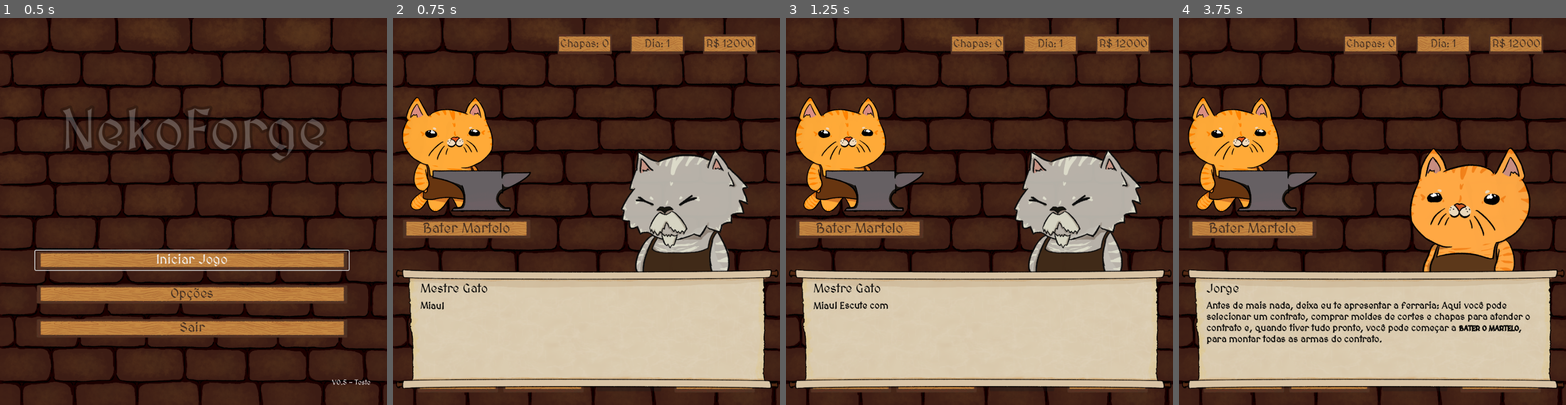
Above: before the commit, frames 1-4 (left to right).
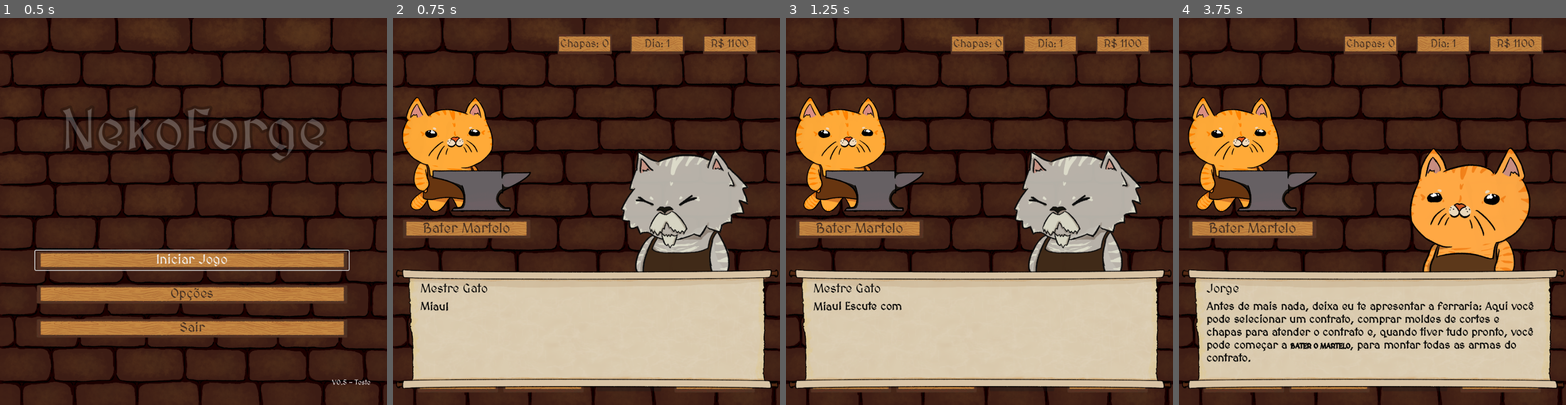
Above: after the commit, the same moments.

Repository: VitaumOS/Jogo_IC-Godot
Game: Godot game, scene res://scene/Telainicial.tscn
Two runs of this game, one before a commit and one after it. Both use one fixed random seed, a clock stepped at 60 frames per second and the inputs below.
Inputs (mouse positions are in pixels of both pictures, inside the frame that each line leads up to):
- Up to frame 1 (0.5 s): no input
- Up to frame 2 (0.75 s): click "Iniciar Jogo" at 0.5 s
- Up to frame 3 (1.25 s): no input
- Up to frame 4 (3.75 s): tap Enter (ui_accept) at 1.25, 1.52, 2, 2.27, 2.75, 3.5 s; move the mouse to (1457, 192) at 1.27 s; click (1457, 192) at 1.42 s; move the mouse to (1295, 230) at 2.02 s; click (1295, 230) at 2.17 s; move the mouse to (1411, 126) at 2.77 s; click (1411, 126) at 2.92 s; move the mouse to (1353, 288) at 3.52 s; click (1353, 288) at 3.67 s

Frame 1 is identical in both runs. In frame 2, 0.3% of the frame differs, in the area x 7-94%, y 5-76%; in frame 3, 0.4%; in frame 4, 5.0%, in the area x 7-94%, y 5-89%.

Commit message:
Arrumando problemas do jogo de ritmo e tentando aperfeiçoar os contratos

Diff:
--- a/PythonFiles/pulp_solution.json
+++ b/PythonFiles/pulp_solution.json
@@ -1,7 +1,9 @@
 {
     "status": "Optimal",
-    "chapas_usadas": 2,
+    "chapas_usadas": 3,
     "solucao": [
+        0,
+        1,
         2
     ]
 }
--- a/data_json/contratos.json
+++ b/data_json/contratos.json
@@ -3,25 +3,25 @@
 	{ "dia": 1, "nome": "Patrulha Rural", "demanda": [9, 0, 0, 0, 0, 0], "recompensa": 350 },
 	{ "dia": 1, "nome": "Segurança de Taberna", "demanda": [2, 8, 0, 0, 0, 0], "recompensa": 420 },
 
-	{ "dia": 2, "nome": "Caça aos Ratos", "demanda": [0, 4, 4, 0, 0, 0], "recompensa": 400 },
+	{ "dia": 2, "nome": "Caça aos Ratos", "demanda": [0, 4, 4, 0, 0, 0], "recompensa": 380 },
 	{ "dia": 2, "nome": "Caravana de Seda", "demanda": [8, 7, 10, 0, 0, 0], "recompensa": 800 },
-	{ "dia": 2, "nome": "Armas para os soldados Reais", "demanda": [15, 15, 10, 0, 0, 0], "recompensa": 950 },
+	{ "dia": 2, "nome": "Armas para os soldados Reais", "demanda": [15, 15, 10, 0, 0, 0], "recompensa": 900 },
 	{ "dia": 2, "nome": "Caravana de Tecidos", "demanda": [13, 11, 5, 0, 0, 0], "recompensa": 650 },
 
 	{ "dia": 3, "nome": "Supressão de Bandidos", "demanda": [15, 11, 10, 5, 0, 0], "recompensa": 950 },
-	{ "dia": 3, "nome": "Escolta de Ervanário", "demanda": [25, 2, 30, 4, 0, 0], "recompensa": 1500 },
-	{ "dia": 3, "nome": "Escolta de Comissários", "demanda": [30, 1, 3, 10, 0, 0], "recompensa": 1350 },
+	{ "dia": 3, "nome": "Escolta de Ervanário", "demanda": [25, 2, 30, 4, 0, 0], "recompensa": 1200 },
+	{ "dia": 3, "nome": "Escolta de Comissários", "demanda": [30, 3, 3, 10, 0, 0], "recompensa": 1350 },
 
-	{ "dia": 4, "nome": "Vigília Noturna", "demanda": [17, 5, 12, 8, 4, 0], "recompensa": 1400 },
-	{ "dia": 4, "nome": "Manutenção de Muralhas", "demanda": [11, 6, 11, 3, 6, 0], "recompensa": 1450 },
+	{ "dia": 4, "nome": "Vigília Noturna", "demanda": [17, 5, 12, 8, 4, 0], "recompensa": 1200 },
+	{ "dia": 4, "nome": "Manutenção de Muralhas", "demanda": [11, 6, 11, 3, 6, 0], "recompensa": 1250 },
 
-	{ "dia": 5, "nome": "Cerco ao Forte", "demanda": [19, 10, 7, 5, 6, 5], "recompensa": 2450 },
-	{ "dia": 5, "nome": "Proteção Real", "demanda": [11, 11, 11, 7, 5, 2], "recompensa": 2300 },
+	{ "dia": 5, "nome": "Cerco ao Forte", "demanda": [19, 10, 7, 5, 6, 5], "recompensa": 1450 },
+	{ "dia": 5, "nome": "Proteção Real", "demanda": [11, 11, 11, 7, 5, 2], "recompensa": 1350 },
 
-	{ "dia": 6, "nome": "Exploração de Minas", "demanda": [7, 7, 19, 11, 4, 3], "recompensa": 3000 },
-	{ "dia": 6, "nome": "Expedição de Reconhecimento", "demanda": [9, 9, 9, 9, 5, 4], "recompensa": 3400 },
+	{ "dia": 6, "nome": "Exploração de Minas", "demanda": [7, 7, 19, 11, 4, 3], "recompensa": 1800 },
+	{ "dia": 6, "nome": "Expedição de Reconhecimento", "demanda": [9, 9, 9, 9, 5, 4], "recompensa": 1000 },
 
-	{ "dia": 7, "nome": "Guarda de Honra Ducal", "demanda": [80, 4, 21, 6, 19, 5], "recompensa": 4000 },
-	{ "dia": 7, "nome": "Batalha do Armagedom", "demanda": [60, 27, 19, 23, 9, 22], "recompensa": 3200 }
+	{ "dia": 7, "nome": "Guarda de Honra Ducal", "demanda": [80, 4, 21, 6, 19, 5], "recompensa": 1900 },
+	{ "dia": 7, "nome": "Batalha do Armagedom", "demanda": [60, 27, 19, 23, 9, 22], "recompensa": 2000 }
   ]
 }
--- a/scene/aux_scene/SistemaDialogo.tscn
+++ b/scene/aux_scene/SistemaDialogo.tscn
@@ -73,7 +73,7 @@
 offset_bottom = 232.0
 theme_override_colors/default_color = Color(0, 0, 0, 1)
 theme_override_constants/outline_size = 1
-theme_override_font_sizes/normal_font_size = 22
+theme_override_font_sizes/normal_font_size = 26
 bbcode_enabled = true
 text = "Texto genérico aqui pra testar um monte de coisa ner
 "
--- a/script/Forja_Ritmo.gd
+++ b/script/Forja_Ritmo.gd
@@ -27,7 +27,6 @@
 var modo_duas_esteiras = false
 var em_tutorial: bool = false
 
-# --- VARIÁVEIS DE ÁUDIO ---
 var audio_player: AudioStreamPlayer
 var som_acerto = preload("res://sounds/blacksmith-hammering_01.wav")
 var som_erro = preload("res://sounds/blacksmith-hammering_01.wav")
@@ -145,14 +144,19 @@
 
 func _processar_resultado(peca_principal: Node2D, sucesso: bool):
 	if sucesso:
-		acertos += 2 if modo_duas_esteiras else 1
+		var pontos = 1
+		if modo_duas_esteiras:
+			var idx = armas_na_fila.find(peca_principal)
+			if idx != -1 and idx + 1 < armas_na_fila.size():
+				var peca_baixo = armas_na_fila[idx + 1]
+				if peca_baixo.get_node("AreaLetra").get_meta("tecla") == "NENHUMA":
+					pontos = 2
+		acertos = min(total_pecas, acertos + pontos)
 		_atualizar_feedback("PERFEITO!", Color.GREEN)
-		# Toca som de acerto
 		audio_player.stream = som_acerto
 		audio_player.play()
 	else:
 		_atualizar_feedback("ERROU!", Color.RED)
-		# Toca som de erro
 		audio_player.stream = som_erro
 		audio_player.play()
 
--- a/script/global.gd
+++ b/script/global.gd
@@ -2,7 +2,7 @@
 
 const CUSTO_DIARIO = 200
 const DIA_FINAL: int = 7
-const DINHEIRO_INICIAL: int = 12000
+const DINHEIRO_INICIAL: int = 1100
 
 var tamanho_container: float = 500.0
 var dia_atual: int = 1
